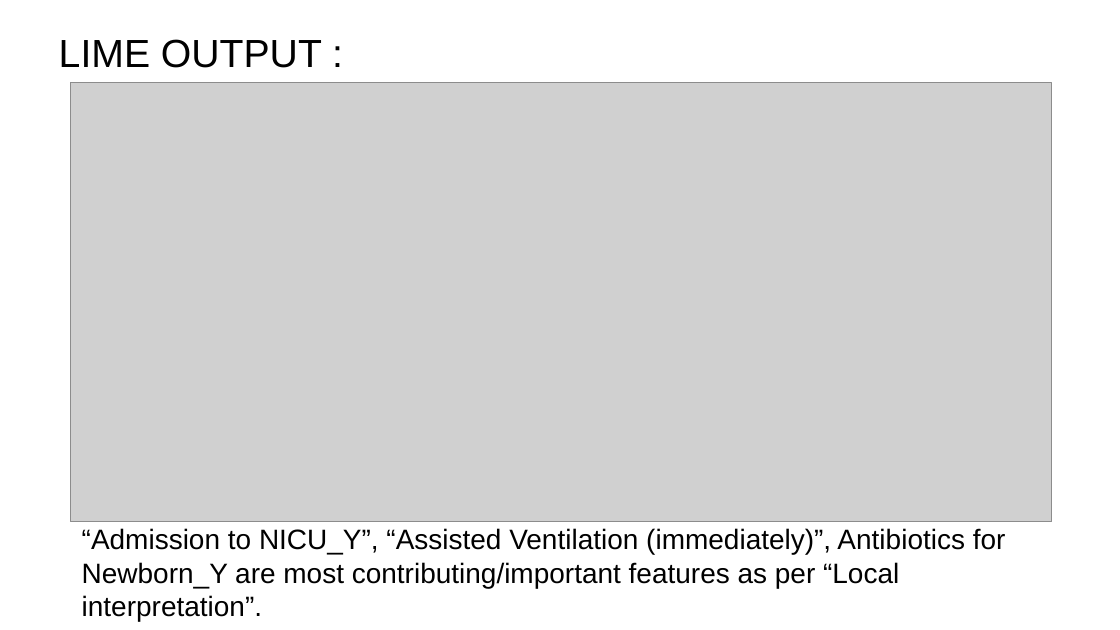
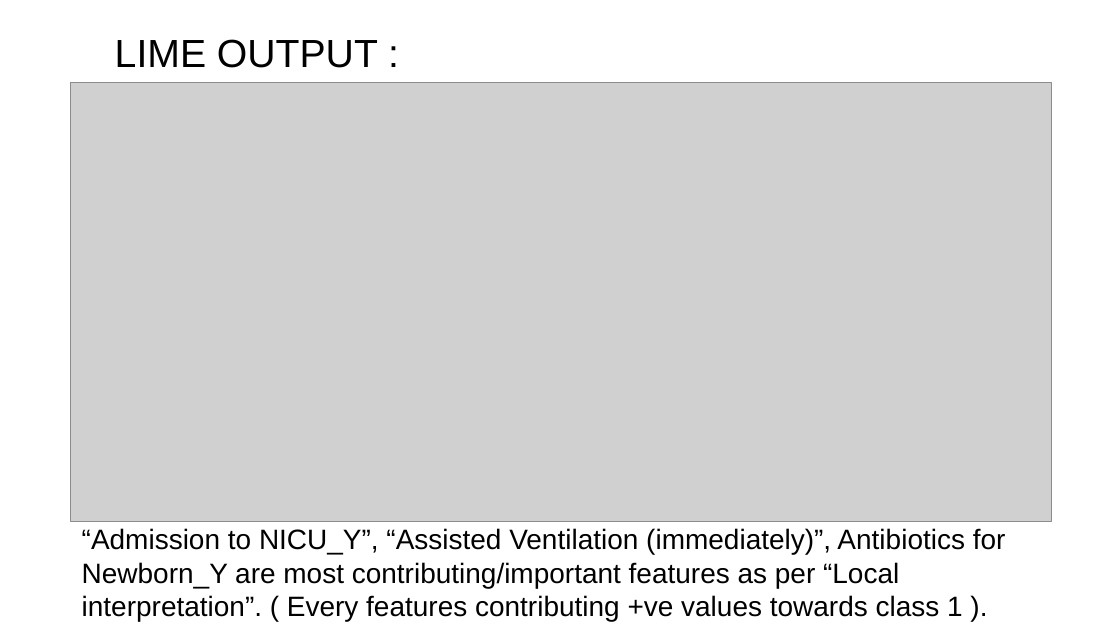
Before and after one commit to Udgata-ML/CDC-Data-CounterFactual, a slide deck: slide 9 of results/CDC Dataset CFs Partial RESULTS.pptx. Drawn at 1120x630 pixels with LibreOffice and Linux fonts; fonts in the diff are those of the drawing; grey boxes stand for pictures. Boxes give left, top, right and bottom in pixels: in the first picture for what was removed or moved away, otherwise in the second. Text is boxed around its words. In the diff, an @@ line names an element or a change of style, - is before the commit and + after.

```diff
--- a/results/CDC Dataset CFs Partial RESULTS.pptx
+++ b/results/CDC Dataset CFs Partial RESULTS.pptx
@@ title "LIME OUTPUT :" at (115,39,378,68): indent changed @@
@@ text at (82,528,1006,622): text changed @@
-“Admission to NICU_Y”, “Assisted Ventilation (immediately)”, Antibiotics for Newborn_Y are most contributing/important features as per “Local interpretation”.
+“Admission to NICU_Y”, “Assisted Ventilation (immediately)”, Antibiotics for Newborn_Y are most contributing/important features as per “Local interpretation”. ( Every features contributing +ve values towards class 1 ).
```
Also in this commit, not shown: 9 other slides changed, 1 other file.
